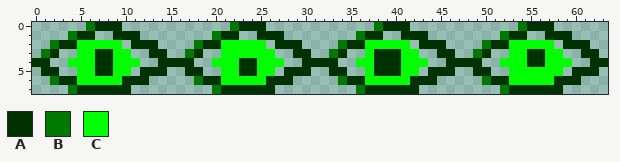
Two versions of one pixel-art file, res/assets/ase/eye.aseprite. This is how it looked before the edit.
64x8 pixels, 1 frame.
Palette (. is transparent): A #003100  B #007900  C #00ff00
After:
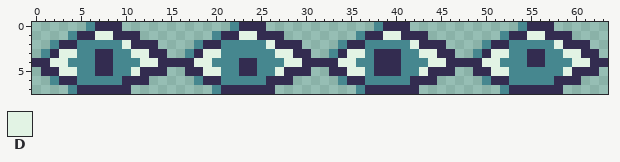
Colours new in this view: D #e2f3e4
Diff:
@@ palette @@
-A #003100
+A #332c50
-C #00ff00
+C #46878f
@@ x 0..63 @@
-0 ......BAAA............BAAA............BAAA............BAAA......
-1 ....BAA..AAA........BAA..AAA........BAA..AAA........BAA..AAA....
-2 ..BAACCCCC.AAA....BAACCCCC.AAA....BAACCCCC.AAA....BAACCCCC.AAA..
-3 .BA..CCAACC..AA..BA..CCCCCC..AA..BA..CAAACC..AA..BA..CCAACC..AA.
-4 AA..CCCAACCC..AAAA..CCCAACCC..AAAA..CCAAACCC..AAAA..CCCAACCC..AA
-5 .AA..CCAACC.AAA..AA..CCAACC.AAA..AA..CAAACC.AAA..AA..CCCCCC.AAA.
-6 ..BAACCCCCAAA.....BAACCCCCAAA.....BAACCCCCAAA.....BAACCCCCAAA...
-7 ....BAAAAAA.........BAAAAAA.........BAAAAAA.........BAAAAAA.....
+0 ......CAAA............CAAA............CAAA............CAAA......
+1 ....CAADDAAA........CAADDAAA........CAADDAAA........CAADDAAA....
+2 ..CAACCCCCDAAA....CAACCCCCDAAA....CAACCCCCDAAA....CAACCCCCDAAA..
+3 .CADDCCAACCDDAA..CADDCCCCCCDDAA..CADDCAAACCDDAA..CADDCCAACCDDAA.
+4 AADDCCCAACCCDDAAAADDCCCAACCCDDAAAADDCCAAACCCDDAAAADDCCCAACCCDDAA
+5 .AADDCCAACCDAAA..AADDCCAACCDAAA..AADDCAAACCDAAA..AADDCCCCCCDAAA.
+6 ..CAACCCCCAAA.....CAACCCCCAAA.....CAACCCCCAAA.....CAACCCCCAAA...
+7 ....CAAAAAA.........CAAAAAA.........CAAAAAA.........CAAAAAA.....
Pixel boxes of the changes (left, top, right, bottom) in both pictures:
changed: (32, 22, 608, 94)
